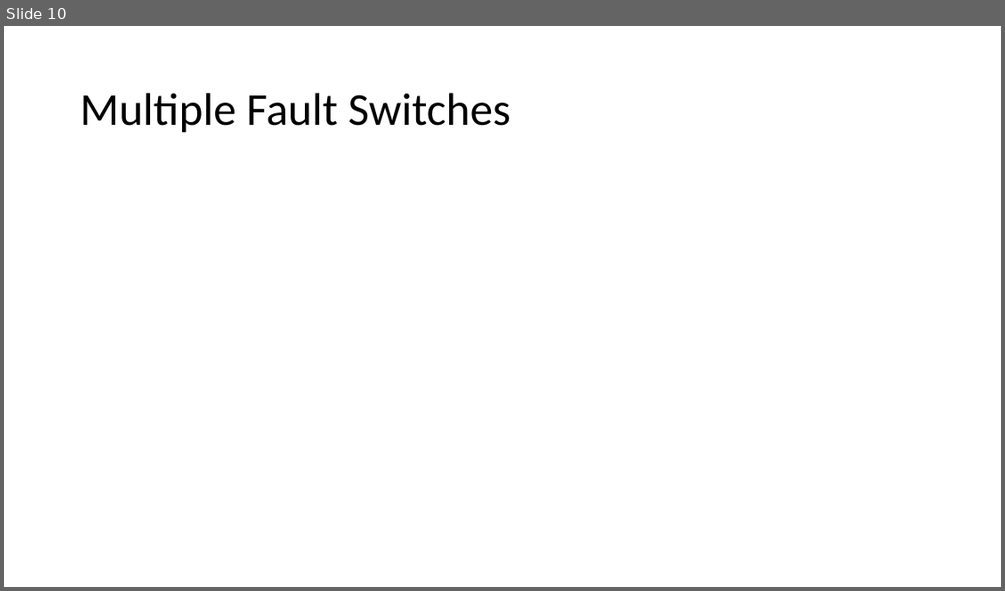
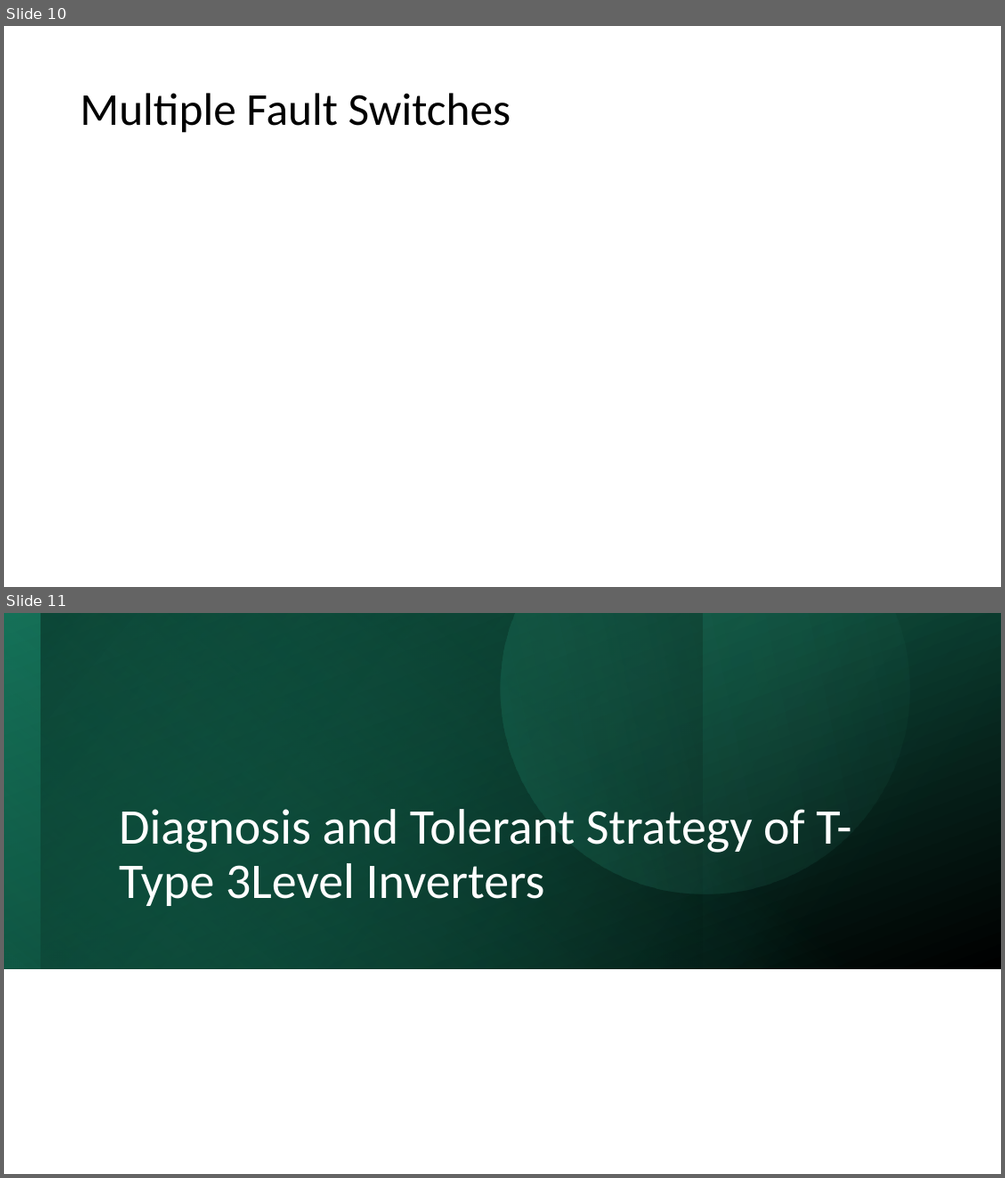
Before and after one commit to ahmetcan-akuz/Thesis, a slide deck: Reports/Fault_Tolerance.pptx. Shown one above the other, each under a label of ours: slide 10 before the commit, slides 10 and 11 after it. The pictures are 1005x591 and 1005x1178 pixels, drawn with LibreOffice and Linux fonts; fonts in the diff are those of the drawing. Boxes give left, top, right and bottom in pixels: in the first picture for what was removed or moved away, otherwise in the second. Text is boxed around its words. In the diff, an @@ line names an element or a change of style, - is before the commit and + after.

Commit message:
MCU documents for T-Type 3L Inverters

```diff
--- a/Reports/Fault_Tolerance.pptx
+++ b/Reports/Fault_Tolerance.pptx
@@ slide 11 added at box(4, 613, 1001, 1174), background #FFFFFF @@
@@ rectangle added at box(4, 613, 1001, 969), fill gradient #16745A to #000000 @@
@@ rectangle added at box(4, 613, 1001, 969), fill gradient #1D9A78 to #16745A @@
@@ rectangle added at box(4, 613, 703, 969), fill gradient #0E4D3C to #000000 @@
@@ rectangle added at box(40, 613, 1001, 969), fill gradient #1D9A78 to #000000 @@
@@ freeform shape added at box(429, 613, 960, 966), fill gradient #1D9A78 to #5AE0BB @@
@@ title added at box(119, 809, 851, 906), 48 pt, text #FFFFFF @@
+Diagnosis and Tolerant Strategy of T-Type 3Level Inverters
```
Also in this commit, not shown: 2 slides changed, 1 other slide added, 3 other files.
